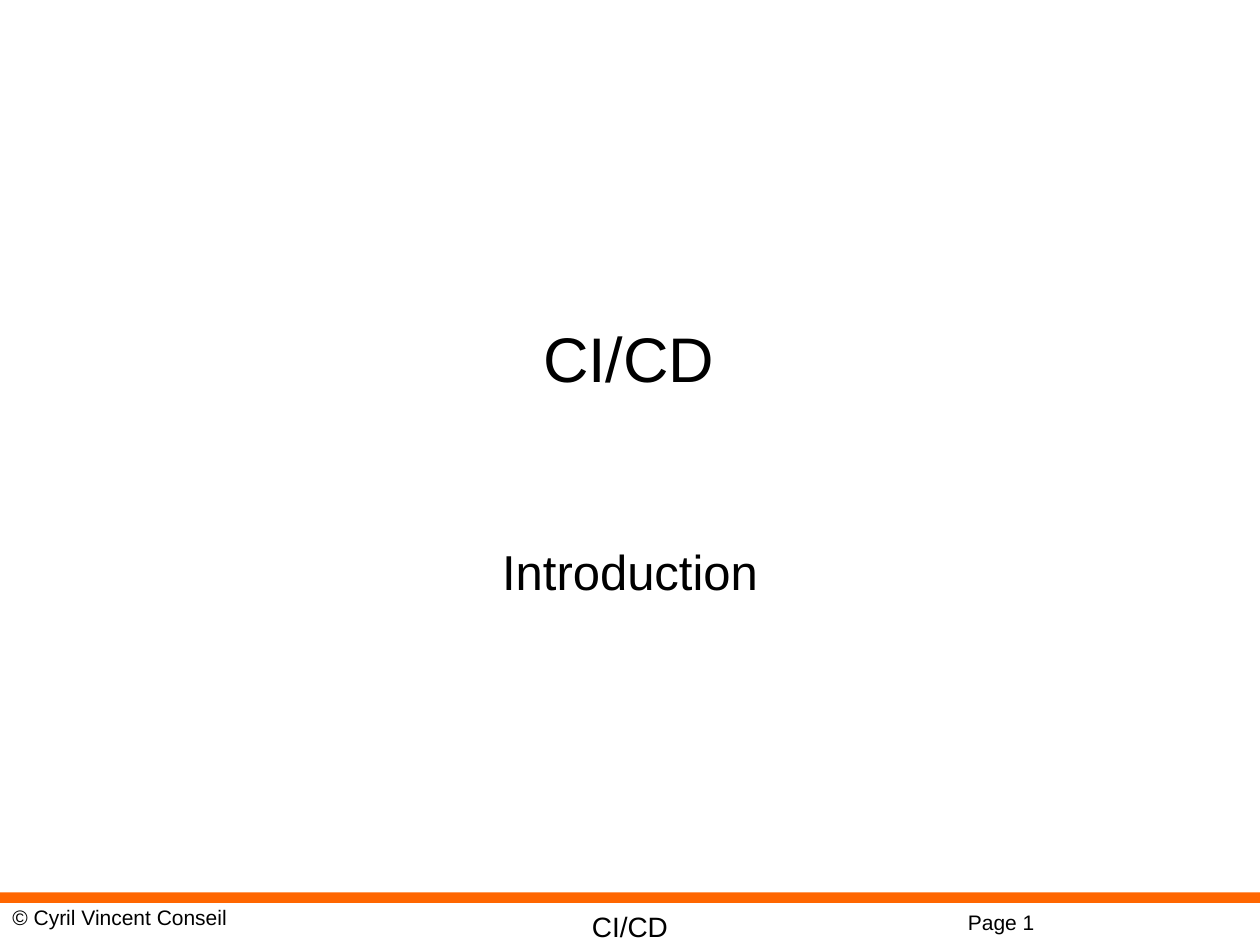
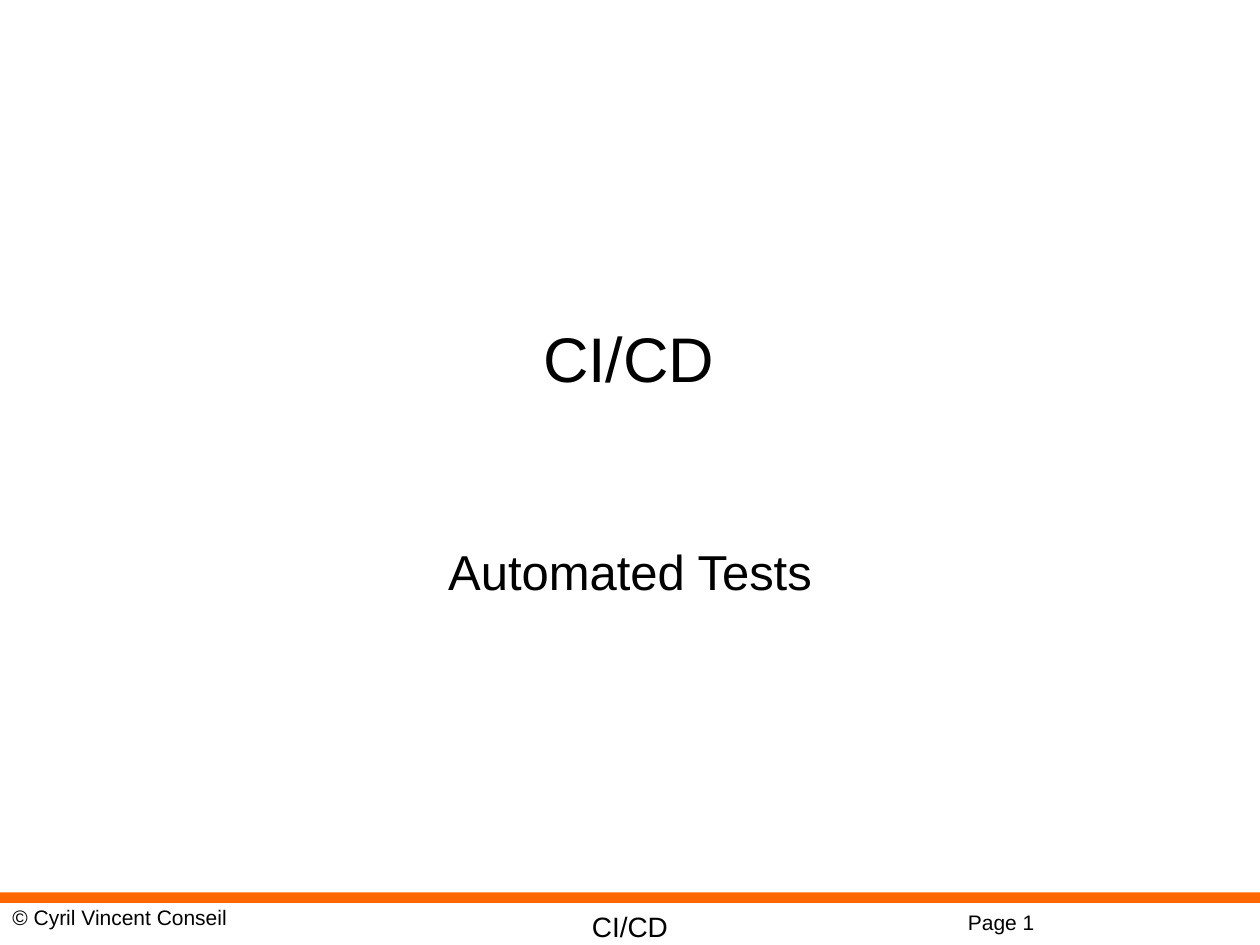
Before and after one commit to cyrilvincent/cicd, a slide deck: slide 1 of ppt/CICD10-AutomatedTests..pptx. Drawn at 1260x945 pixels with LibreOffice and Linux fonts; fonts in the diff are those of the drawing; background and template pictures are left out. Boxes give left, top, right and bottom in pixels: in the first picture for what was removed or moved away, otherwise in the second. Text is boxed around its words. In the diff, an @@ line names an element or a change of style, - is before the commit and + after.

Commit message:
Alfalaval

```diff
--- a/ppt/CICD10-AutomatedTests..pptx
+++ b/ppt/CICD10-AutomatedTests..pptx
@@ subtitle at bbox=[448, 554, 812, 591]: text changed @@
-Introduction
+Automated Tests
```
